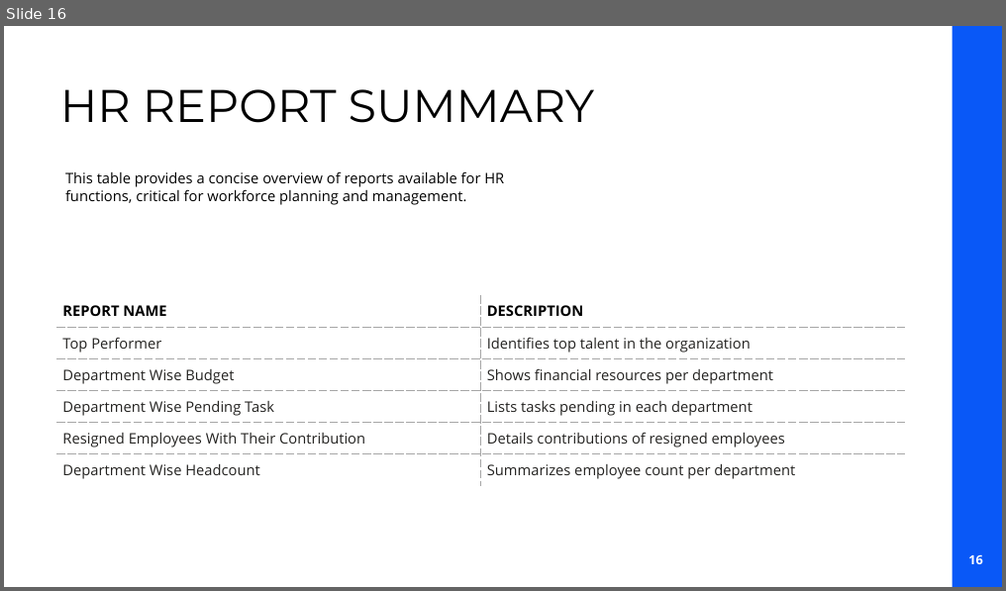
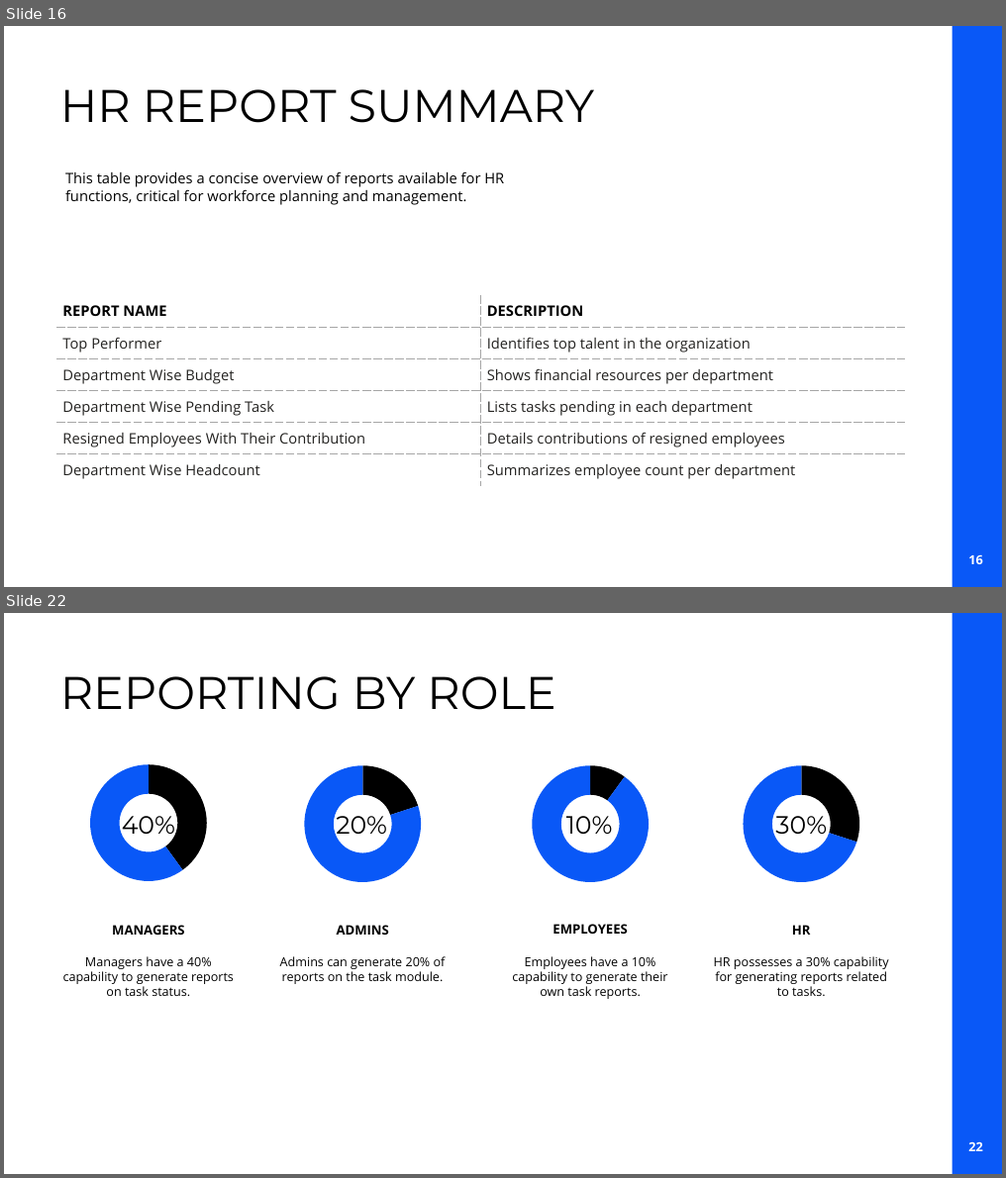
Before and after one commit to asifkotla/EmplManagementSystem, a slide deck: PowerPoint Presentation/EMPLOYEE MANAGEMENT SYSTEM.pptx. Shown one above the other, each under a label of ours: slide 16 before the commit, slides 16 and 22 after it; the slides between them are not shown. The pictures are 1006x591 and 1006x1178 pixels, drawn with LibreOffice and Linux fonts; fonts in the diff are those of the drawing; background and template pictures are left out. Boxes give left, top, right and bottom in pixels: in the first picture for what was removed or moved away, otherwise in the second. Text is boxed around its words. In the diff, an @@ line names an element or a change of style, - is before the commit and + after.

```diff
--- a/PowerPoint Presentation/EMPLOYEE MANAGEMENT SYSTEM.pptx
+++ b/PowerPoint Presentation/EMPLOYEE MANAGEMENT SYSTEM.pptx
@@ slide 22 added at [4,613,1002,1174], background #FFFFFF; not listed: 1 template element that a slide beside it also shows @@
@@ text added at [60,676,555,710], 44 pt, text #000000 @@
+REPORTING BY ROLE
@@ doughnut chart added at [65,755,232,891] @@
+categories: 1, 2
+Series 1: 40, 60
@@ doughnut chart added at [279,756,446,892] @@
+categories: 1, 2
+Series 1: 20, 80
@@ doughnut chart added at [507,756,673,892] @@
+categories: 1, 2
+Series 1: 10, 90
@@ doughnut chart added at [718,756,884,892] @@
+categories: 1, 2
+Series 1: 30, 70
@@ text added at [122,809,175,840], 24 pt, text #000000 @@
+40%
@@ text added at [336,809,387,840], 24 pt, text #000000 @@
+20%
@@ text added at [566,816,613,834], 24 pt, text #000000 @@
+10%
@@ text added at [775,809,827,840], 24 pt, text #000000 @@
+30%
@@ text added at [112,925,185,935], 12.5 pt, text #000000, bold @@
+MANAGERS
@@ text added at [337,925,389,935], 12.5 pt, text #000000, bold @@
+ADMINS
@@ text added at [552,924,627,934], 12.5 pt, text #000000, bold @@
+EMPLOYEES
@@ text added at [792,925,811,935], 12.5 pt, text #000000, bold @@
+HR
@@ text added at [63,957,234,996], 12 pt, text #000000 @@
+Managers have a 40% capability to generate reports on task status.
@@ text added at [280,957,446,984], 12 pt, text #000000 @@
+Admins can generate 20% of reports on the task module.
@@ text added at [512,957,668,999], 12 pt, text #000000 @@
+Employees have a 10% capability to generate their own task reports.
@@ text added at [714,957,889,996], 12 pt, text #000000 @@
+HR possesses a 30% capability for generating reports related to tasks.
@@ page number added at [968,1142,983,1152], 12.1 pt, text #FFFFFF, bold @@
+22
```
Also in this commit, not shown: 17 other slides changed, 6 other slides added, 1 other file.
